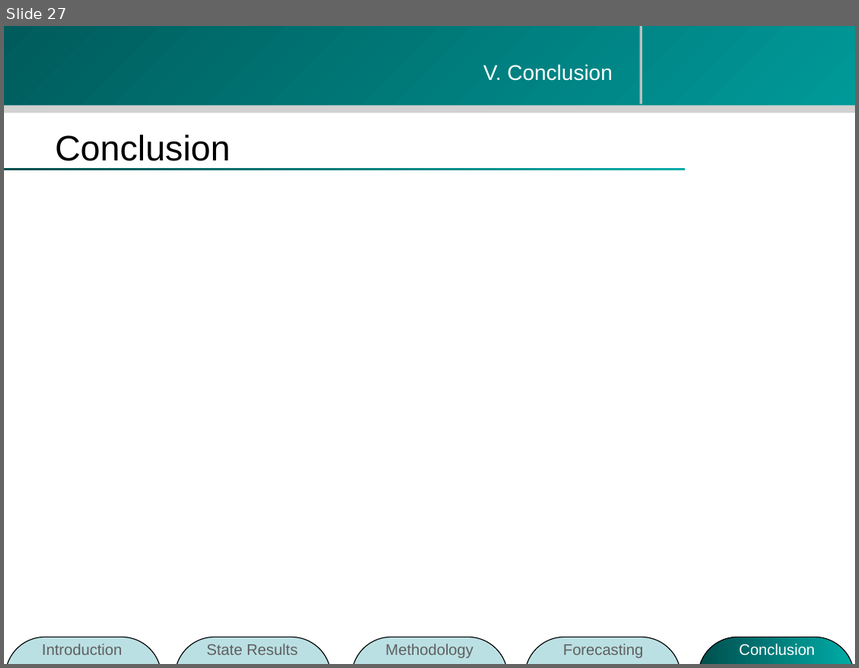
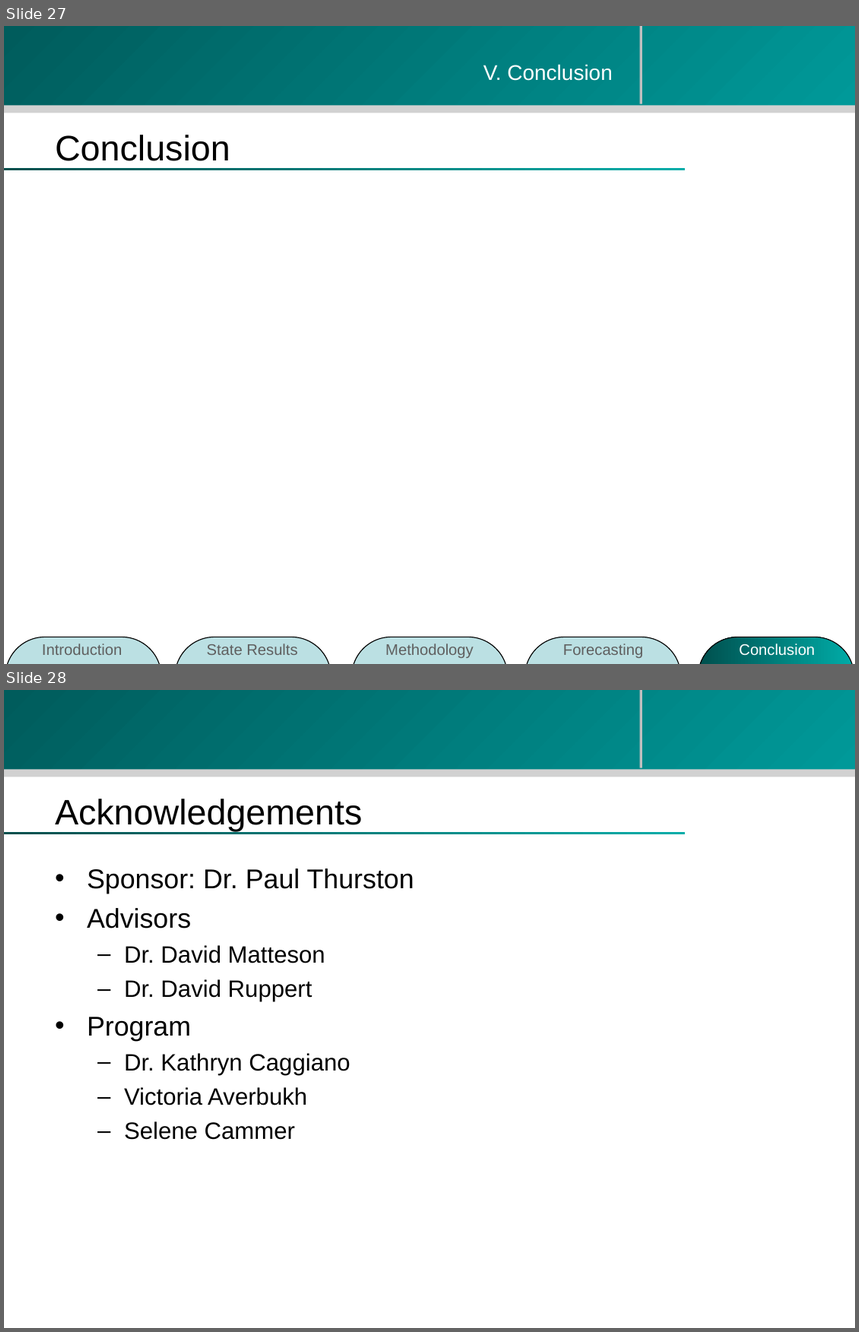
Before and after one commit to zhouzhenghui/svnrepository, a slide deck: SVNRepository/Presentation/M.Eng Final Presentation-take2.ppt. Shown one above the other, each under a label of ours: slide 27 before the commit, slides 27 and 28 after it. The pictures are 859x668 and 859x1332 pixels, drawn with LibreOffice and Linux fonts; fonts in the diff are those of the drawing; background and template pictures are left out. Boxes give left, top, right and bottom in pixels: in the first picture for what was removed or moved away, otherwise in the second. Text is boxed around its words. In the diff, an @@ line names an element or a change of style, - is before the commit and + after.

```diff
--- a/SVNRepository/Presentation/M.Eng Final Presentation-take2.ppt
+++ b/SVNRepository/Presentation/M.Eng Final Presentation-take2.ppt
@@ slide 28 added at [4, 690, 855, 1328], background #FFFFFF; not listed: 4 template elements that a slide beside it also shows @@
@@ title added at [55, 799, 362, 831], 30 pt, text #000000 @@
+Acknowledgements
@@ text added at [87, 869, 414, 1140], 20 pt, text #000000 @@
+• Sponsor: Dr. Paul Thurston
+• Advisors
+  – Dr. David Matteson
+  – Dr. David Ruppert
+• Program
+  – Dr. Kathryn Caggiano
+  – Victoria Averbukh
+  – Selene Cammer
```
Also in this commit, not shown: 10 slides changed, 2 other slides added, 1 slide removed.
